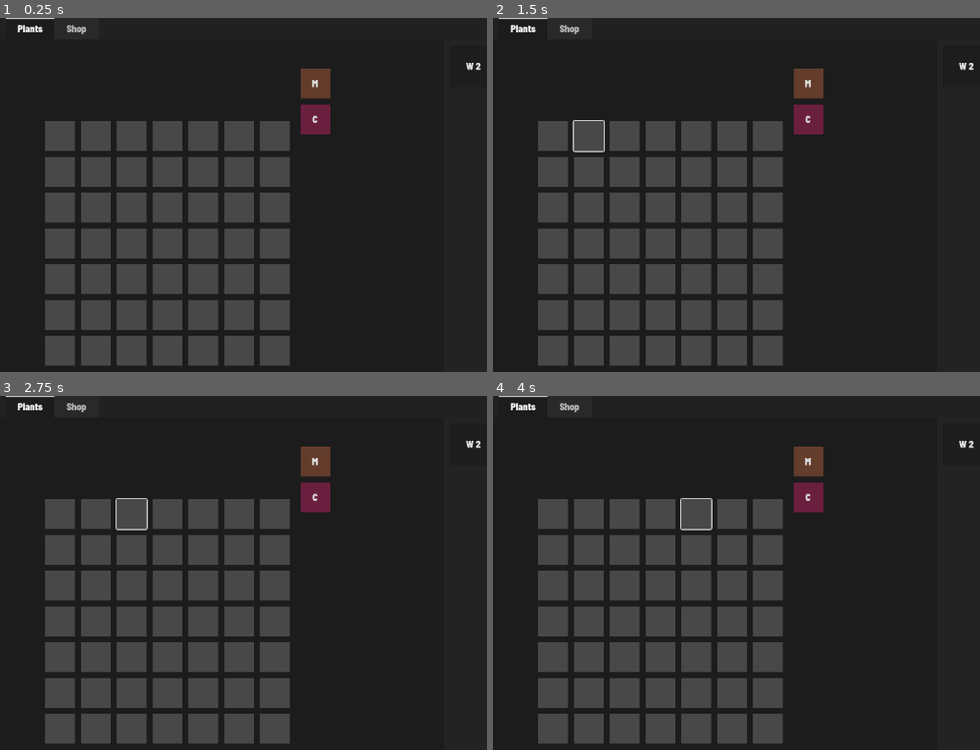
Above: before the commit, frames 1-4 (two rows, left to right).
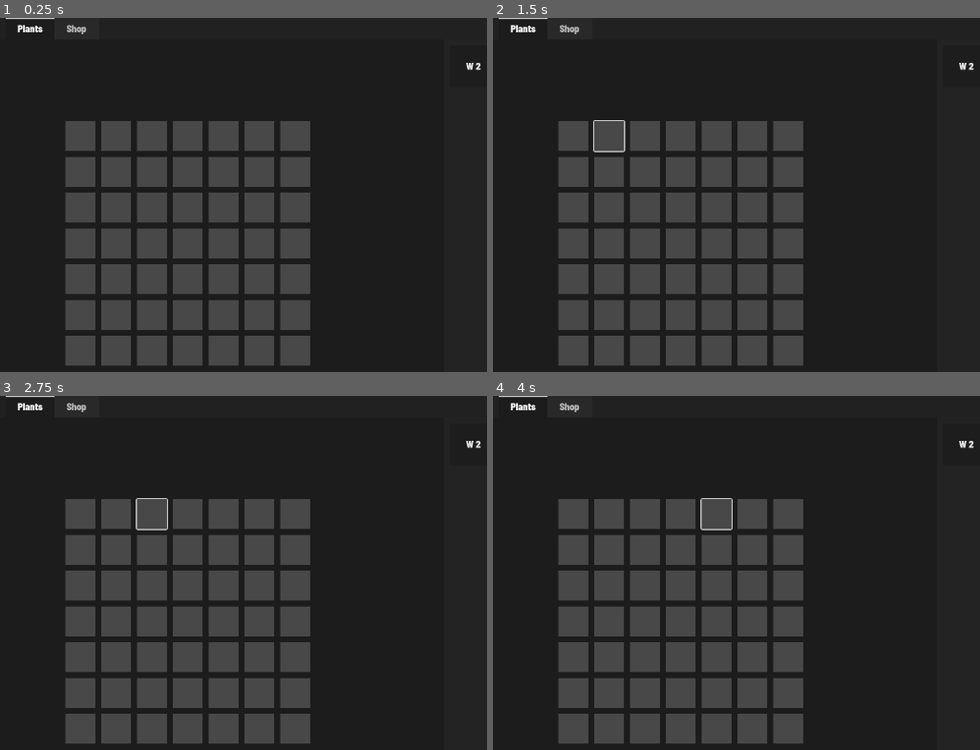
Above: after the commit, the same moments.

Repository: tylercchase/agricraft_godot
Game: Godot game, scene res://src/main.tscn
Two runs of this game, one before a commit and one after it. Both use one fixed random seed, a clock stepped at 60 frames per second and the inputs below. The engine's default icon, where the game draws it, is replaced by a stand-in: a white triangle on a blue panel in a dark square.
Inputs (mouse positions are in pixels of both pictures, inside the frame that each line leads up to; where the layout moved, square brackets give the same spot in the first picture):
- Up to frame 1 (0.25 s): no input
- Up to frame 2 (1.5 s): click (570, 134) [551, 134] at 0.5 s; click (609, 134) [590, 134] at 1.25 s
- Up to frame 3 (2.75 s): click (150, 512) [131, 512] at 2 s
- Up to frame 4 (4 s): click (682, 512) [658, 512] at 2.75 s; click (717, 512) [697, 512] at 3.5 s

The runs differ from the first frame. In frame 1, 14% of the frame differs, in the area x 9-68%, y 14-99%; in frame 2, 14%; in frame 3, 14%; in frame 4, 14%.

Commit message:
feat: convert to right click based interactions

Diff:
--- a/project.godot
+++ b/project.godot
@@ -32,3 +32,11 @@
 
 theme/custom="uid://c7x3bwangpf2a"
 theme/custom_font="uid://coim4tynqgcvt"
+
+[input]
+
+right_click={
+"deadzone": 0.2,
+"events": [Object(InputEventMouseButton,"resource_local_to_scene":false,"resource_name":"","device":-1,"window_id":0,"alt_pressed":false,"shift_pressed":false,"ctrl_pressed":false,"meta_pressed":false,"button_mask":0,"position":Vector2(0, 0),"global_position":Vector2(0, 0),"factor":1.0,"button_index":2,"canceled":false,"pressed":false,"double_click":false,"script":null)
+]
+}
--- a/src/main.tscn
+++ b/src/main.tscn
@@ -9,12 +9,6 @@
 [ext_resource type="Script" uid="uid://cg42us3h16aru" path="res://src/managers/inventory_manager.gd" id="7_rlaii"]
 [ext_resource type="PackedScene" uid="uid://q7vq66m46nni" path="res://src/tooltip/tooltip.tscn" id="8_5mrjc"]
 
-[sub_resource type="StyleBoxFlat" id="StyleBoxFlat_5mrjc"]
-bg_color = Color(0.386823, 0.23359, 0.168512, 1)
-
-[sub_resource type="StyleBoxFlat" id="StyleBoxFlat_kf8lf"]
-bg_color = Color(0.418205, 0.123637, 0.242026, 1)
-
 [node name="Control" type="Control"]
 layout_mode = 3
 anchors_preset = 15
@@ -208,34 +202,6 @@
 [node name="PanelContainer49" parent="TabContainer/Plants/VBoxContainer/PlantGridContainer" instance=ExtResource("1_eewff")]
 layout_mode = 2
 
-[node name="CenterContainer2" type="CenterContainer" parent="TabContainer/Plants/VBoxContainer"]
-layout_mode = 2
-
-[node name="MarginContainer" type="MarginContainer" parent="TabContainer/Plants/VBoxContainer/CenterContainer2"]
-layout_mode = 2
-theme_override_constants/margin_left = 14
-theme_override_constants/margin_top = -293
-
-[node name="HBoxContainer" type="VBoxContainer" parent="TabContainer/Plants/VBoxContainer/CenterContainer2/MarginContainer"]
-layout_mode = 2
-theme_override_constants/separation = 10
-
-[node name="MutationButton" type="Button" parent="TabContainer/Plants/VBoxContainer/CenterContainer2/MarginContainer/HBoxContainer"]
-custom_minimum_size = Vector2(50, 50)
-layout_mode = 2
-tooltip_text = "Place a mutation spot"
-theme_override_styles/normal = SubResource("StyleBoxFlat_5mrjc")
-toggle_mode = true
-text = "M"
-
-[node name="ClearButton" type="Button" parent="TabContainer/Plants/VBoxContainer/CenterContainer2/MarginContainer/HBoxContainer"]
-custom_minimum_size = Vector2(50, 50)
-layout_mode = 2
-tooltip_text = "Clear a space of its occupants"
-theme_override_styles/normal = SubResource("StyleBoxFlat_kf8lf")
-toggle_mode = true
-text = "C"
-
 [node name="MenuContainer" type="VBoxContainer" parent="TabContainer/Plants"]
 layout_mode = 2
 size_flags_horizontal = 3
@@ -273,13 +239,11 @@
 layout_mode = 2
 metadata/_tab_index = 1
 
-[node name="InteractionManager" type="Node" parent="." node_paths=PackedStringArray("plant_grid_container", "plant_manager", "inventory_manager", "mutation_button", "clear_button")]
+[node name="InteractionManager" type="Node" parent="." node_paths=PackedStringArray("plant_grid_container", "plant_manager", "inventory_manager")]
 script = ExtResource("4_3cfgd")
 plant_grid_container = NodePath("../TabContainer/Plants/VBoxContainer/PlantGridContainer")
 plant_manager = NodePath("../PlantManager")
 inventory_manager = NodePath("../InventoryManager")
-mutation_button = NodePath("../TabContainer/Plants/VBoxContainer/CenterContainer2/MarginContainer/HBoxContainer/MutationButton")
-clear_button = NodePath("../TabContainer/Plants/VBoxContainer/CenterContainer2/MarginContainer/HBoxContainer/ClearButton")
 
 [node name="PlantGrowthManager" type="Node" parent="." node_paths=PackedStringArray("plant_grid_container", "plant_manager")]
 script = ExtResource("5_fyndt")
--- a/src/managers/interaction_manager.gd
+++ b/src/managers/interaction_manager.gd
@@ -5,9 +5,6 @@
 @export var plant_grid_container: PlantGridContainer
 @export var plant_manager: PlantManager
 @export var inventory_manager: InventoryManager
-
-@export var mutation_button: Button
-@export var clear_button: Button
 
 var selected_item: InventoryManager.ItemSlot = null
 
@@ -24,8 +21,6 @@
     Events.square_clicked.connect(_on_square_clicked)
     Events.set_selected_item.connect(set_active_item)
     # plant_manager.plant_crop(load("res://src/plant/resources/wheat.tres"), id)
-    mutation_button.pressed.connect(toggle_mode.bind(Mode.TRELLIS))
-    clear_button.pressed.connect(toggle_mode.bind(Mode.REMOVE))
 
 func toggle_mode(mode: Mode):
     if mode == current_mode:
@@ -37,48 +32,35 @@
     selected_item = selected
     if selected:
         current_mode = Mode.NONE
-        mutation_button.button_pressed = false
-        clear_button.button_pressed = false
 
 
 func _on_interaction_mode_changed(mode: Mode):
     if selected_item && current_mode != mode:
         Events.emit_set_selected_item(null)
-    if mode == Mode.REMOVE:
-        clear_button.button_pressed = true
-        mutation_button.button_pressed = false
-    if mode == Mode.TRELLIS:
-        mutation_button.button_pressed = true
-        clear_button.button_pressed = false
     current_mode = mode
     # bad way, but works for now
     # hopefully won't have more interactions
 
 
-func _on_square_clicked(id):
-    print(current_mode)
-    if selected_item:
-        if selected_item.item is Plant && !plant_grid_container.boxes[id].is_occupied():
-            plant_manager.plant_crop(selected_item.item, id)
-            inventory_manager.remove_item(selected_item.id, 1)
-        else:
+func _on_square_clicked(id, mouse_button):
+
+    var box = plant_grid_container.boxes[id]
+    if mouse_button == MOUSE_BUTTON_LEFT:
+        if selected_item:
+            if selected_item.item is Plant && !box.is_occupied():
+                plant_manager.plant_crop(selected_item.item, id)
+                inventory_manager.remove_item(selected_item.id, 1)
+            else:
             # just to avoid clicking and _nothing_ happening on a square
             # eventually change so there's more handling of stuff
             # right now it's just too hard to tell what's going on
-            Events.emit_selected_item(null)
+                Events.emit_selected_item(null)
+                plant_manager.harvest_crop(id)
+        elif box.harvestable:
             plant_manager.harvest_crop(id)
-    elif current_mode == Mode.TRELLIS:
-        print('doing thing')
-        plant_manager.setup_trellis(id)
-    elif current_mode == Mode.REMOVE:
+    elif !box.is_occupied():
+            plant_manager.setup_trellis(id)
+    else:
+        if box.harvestable: # harvest a removed grown crop
+            plant_manager.harvest_crop(id)
         plant_manager.clear_space(id)
-    else:
-        plant_manager.harvest_crop(id)
-    #trellis code later, needs some work
-
-    # if current_mode == Mode.PLANT:
-    #     plant_manager.plant_crop(load("res://src/plant/resources/wheat.tres"), id)
-    # elif current_mode == Mode.TRELLIS:
-    #     plant_manager.setup_trellis(id)
-    # elif current_mode == Mode.REMOVE:
-    #     plant_manager.clear_space(id)
--- a/src/managers/plant_manager.gd
+++ b/src/managers/plant_manager.gd
@@ -21,6 +21,8 @@
     if box.plant_resource:
         inventory_manager.add_item(box.plant_resource) # add the seed
         box.remove_plant()
+    Events.emit_tooltip_change(Tooltip.Type.NONE, null)
+
 
 func clear_space(box_id):
     var box: PlantBox = plant_grid_container.get_box(box_id)
@@ -30,6 +32,8 @@
     else:
         box.clear_spot()
 
+
+
 func setup_trellis(box_id):
     var box: PlantBox = plant_grid_container.get_box(box_id)
     if !box.is_occupied():
--- a/src/plant_box/plant_grid_container.gd
+++ b/src/plant_box/plant_grid_container.gd
@@ -11,11 +11,15 @@
     var temp_boxes = get_children()
     for i in len(temp_boxes):
         boxes.append(temp_boxes[i] as PlantBox)
-        boxes[i].pressed.connect(_on_box_pressed.bind(i))
+        boxes[i].gui_input.connect(_on_box_pressed.bind(i))
         boxes[i].id = i
 
-func _on_box_pressed(id):
-    Events.emit_square_clicked(id)
+func _on_box_pressed(event, id):
+    if event is InputEventMouseButton and event.pressed:
+        var mouse_output = MOUSE_BUTTON_LEFT
+        if event.button_index == MOUSE_BUTTON_RIGHT:
+            mouse_output = MOUSE_BUTTON_RIGHT
+        Events.emit_square_clicked(id, mouse_output)
 
 func get_box(id) -> PlantBox :
     return boxes[id]
--- a/src/singletons/events.gd
+++ b/src/singletons/events.gd
@@ -11,8 +11,8 @@
 func emit_interaction_mode_changed(mode):
     interaction_mode_changed.emit(mode)
 
-func emit_square_clicked(id):
-    square_clicked.emit(id)
+func emit_square_clicked(id, mouse: MouseButton):
+    square_clicked.emit(id, mouse)
 
 func emit_selected_item(item: InventoryManager.ItemSlot):
     set_selected_item.emit(item)
Not shown: 1 places in src/main.tscn that only renumber resources
